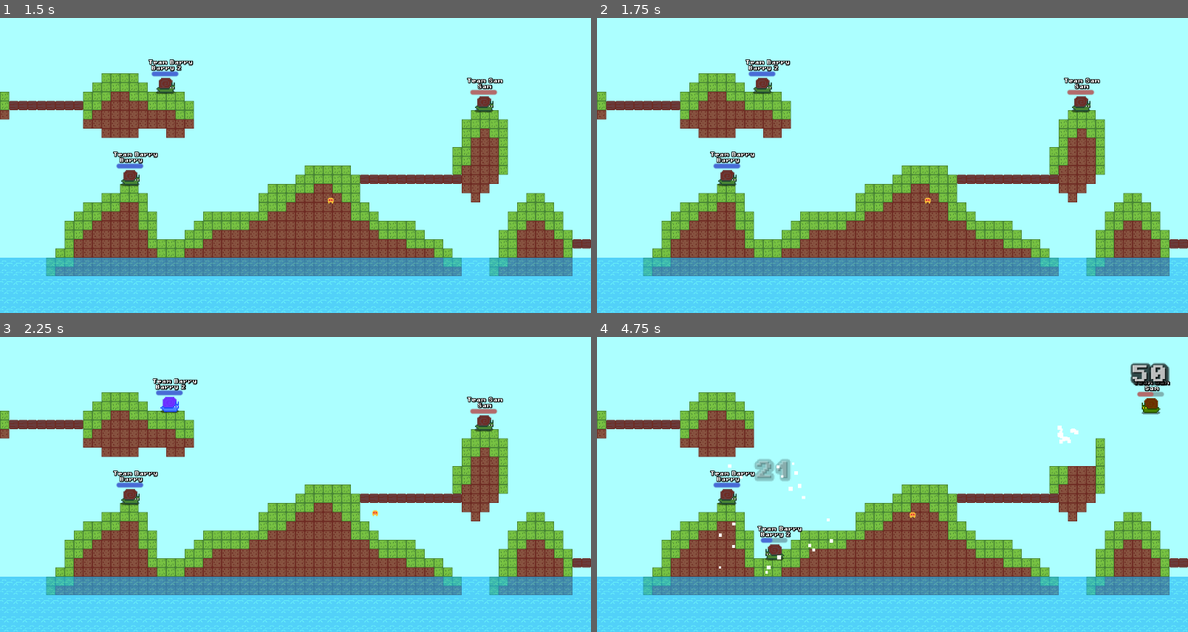
Above: before the commit, frames 1-4 (two rows, left to right).
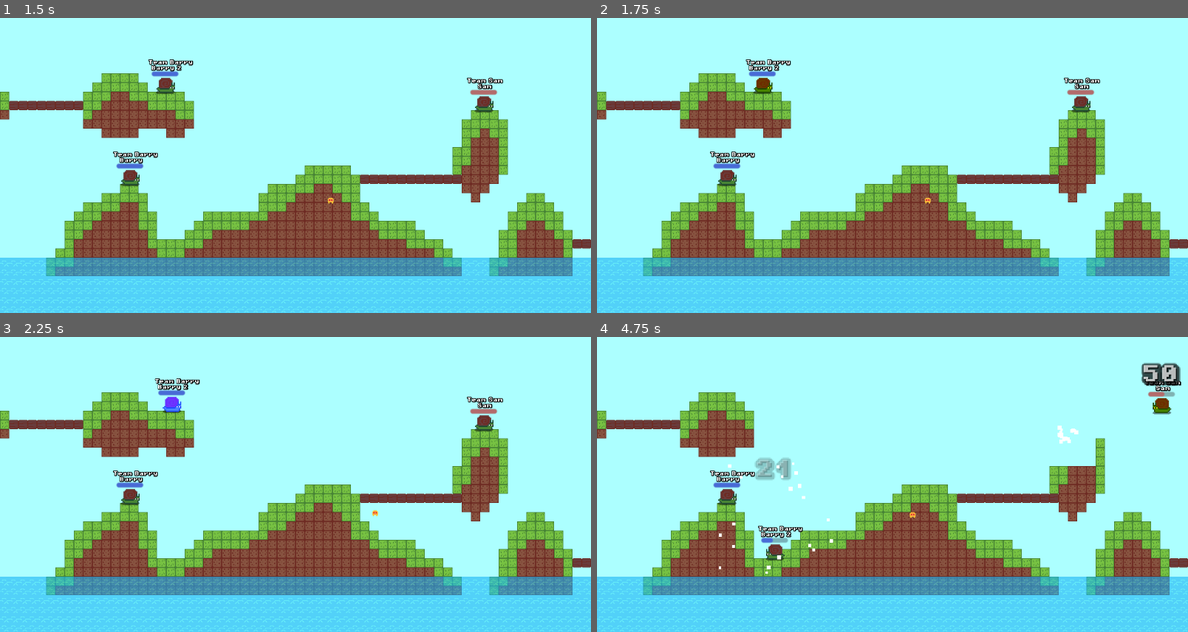
Above: after the commit, the same moments.

Repository: codingbanana21/Snail-Wars
Game: Godot game, scene res://scenes/game.tscn
Two runs of this game, one before a commit and one after it. Both use one fixed random seed, a clock stepped at 60 frames per second and the inputs below.
Inputs (mouse positions are in pixels of both pictures, inside the frame that each line leads up to):
- Up to frame 1 (1.5 s): tap Enter (skip) at 0.5 s; move the mouse to (325, 165) at 0.52 s; press the mouse at (325, 165) at 0.53 s; hold D (right) from 0.53 s (still down); tap W (jump) at 0.77 s; tap Space at 1.25 s; move the mouse to (265, 165) at 1.27 s; release the mouse at (265, 165) at 1.28 s; click (265, 165) at 1.35 s
- Up to frame 2 (1.75 s): keep holding D (right); tap W (jump) at 1.52 s
- Up to frame 3 (2.25 s): move the mouse to (307, 478) at 2.02 s; release D (right) at 2.03 s; press the mouse at (307, 478) at 2.03 s; hold A (left) from 2.03 s (still down); tap Mouse wheel down (last_weapon) at 2.1 s
- Up to frame 4 (4.75 s): move the mouse to (886, 490) at 2.77 s; release A (left) at 2.78 s; release the mouse at (886, 490) at 2.78 s; hold D (right) 2.78-4.28 s; tap Mouse wheel up (next_weapon) at 2.85 s; tap W (jump) at 3.02, 3.77, 4.52 s; click (886, 490) at 3.05 s; move the mouse to (933, 487) at 3.52 s; press the mouse at (933, 487) at 3.53 s; move the mouse to (845, 481) at 4.27 s; release the mouse at (845, 481) at 4.28 s; hold A (left) from 4.28 s (still down); click (845, 481) at 4.35 s

Frame 1 is identical in both runs. In frame 2, 0.3% of the frame differs, in the area x 25-33%, y 14-26%; in frame 3, 0.3%; in frame 4, 1.3%, in the area x 20-99%, y 8-80%.

Commit message:
Projectile changes

Diff:
--- a/projectiles/drill.tscn
+++ b/projectiles/drill.tscn
@@ -3,10 +3,10 @@
 [ext_resource type="PackedScene" uid="uid://cubfm8w8o5obj" path="res://projectiles/projectile.tscn" id="1_d7knd"]
 
 [node name="Drill" unique_id=152536886 instance=ExtResource("1_d7knd")]
-speed = 40.0
+speed = 50.0
 projectile_gravity = 400.0
-damage = 35
+damage = 30
 knockback = 600
 explosion_size = 3
 explosion_accuracy = 2.0
-projectile_hp = 6
+projectile_hp = 4
--- a/projectiles/heal.tscn
+++ b/projectiles/heal.tscn
@@ -3,8 +3,9 @@
 [ext_resource type="PackedScene" uid="uid://cubfm8w8o5obj" path="res://projectiles/projectile.tscn" id="1_qhvaq"]
 
 [node name="Heal" unique_id=152536886 instance=ExtResource("1_qhvaq")]
-speed = 50.0
+speed = 30.0
+projectile_gravity = 0.0
 damage = -20
-knockback = 1200
+knockback = 1000
 explosion_size = 0
 explosion_accuracy = 0.0
--- a/projectiles/projectile.tscn
+++ b/projectiles/projectile.tscn
@@ -27,9 +27,7 @@
 shape = SubResource("CircleShape2D_y514s")
 debug_color = Color(0.99692196, 0, 0.18626031, 0.41960785)
 
-[node name="DieTimer" type="Timer" parent="." unique_id=1551289240]
-wait_time = 3.0
+[node name="ExplosionTimer" type="Timer" parent="." unique_id=1551289240]
 one_shot = true
-autostart = true
 
-[connection signal="timeout" from="DieTimer" to="." method="_on_die_timer_timeout"]
+[connection signal="timeout" from="ExplosionTimer" to="." method="_on_explosion_timer_timeout"]
--- a/projectiles/super_rocket.tscn
+++ b/projectiles/super_rocket.tscn
@@ -5,5 +5,5 @@
 [node name="SuperRocket" unique_id=152536886 instance=ExtResource("1_iyp4x")]
 damage = 80
 knockback = 1200
-explosion_size = 5
-explosion_accuracy = 8.0
+explosion_size = 6
+explosion_accuracy = 6.0
--- a/scripts/Globals.gd
+++ b/scripts/Globals.gd
@@ -2,8 +2,13 @@
 
 var mouse_position: Vector2 = Vector2.ZERO
 var player_turn: int = 1
+var players: int = 4
 
 
 func _input(event: InputEvent) -> void:
 	if event is InputEventMouseMotion:
 		mouse_position += event.relative
+
+
+func next_player():
+	player_turn = (player_turn % players) + 1
--- a/scripts/player.gd
+++ b/scripts/player.gd
@@ -34,7 +34,7 @@
 func _process(delta: float) -> void:
 	if dead:
 		if Globals.player_turn == player_number:
-			Globals.player_turn = (Globals.player_turn % 4) + 1
+			Globals.next_player()
 	else:
 		progress_bar.max_value = max_hp
 		progress_bar.value = hp
@@ -74,6 +74,8 @@
 					projectile = load("res://projectiles/drill.tscn").instantiate()
 				elif weapon == 3:
 					projectile = load("res://projectiles/heal.tscn").instantiate()
+				elif weapon == 4:
+					projectile = load("res://projectiles/super_rocket.tscn").instantiate()
 				else:
 					projectile = load("res://projectiles/rocket.tscn").instantiate()
 
@@ -111,7 +113,7 @@
 		if is_on_floor():
 			velocity.x *= 0.8
 		else:
-			velocity.x *= 0.95
+			velocity.x *= 0.97
 
 
 func damage(damge: int):
@@ -123,10 +125,10 @@
 
 
 func _on_next_player_timer_timeout() -> void:
-	Globals.player_turn = (Globals.player_turn % 4) + 1
+	Globals.next_player()
 
 
 func _on_area_2d_body_entered(body: Node2D) -> void:
-	if velocity.y > 800:
+	if velocity.y > 700:
 		var fall_damage = int((velocity.y - 600) / 15.0)
 		damage(fall_damage)
--- a/scripts/projectile.gd
+++ b/scripts/projectile.gd
@@ -2,11 +2,13 @@
 extends Area2D
 
 @onready var hit_area: Area2D = $HitArea
+@onready var explosion_timer: Timer = $ExplosionTimer
 
 @export var speed: float = 70.0
 @export var projectile_gravity: float = 600.0
 @export var damage: int = 50
 @export var knockback: int = 800
+@export var explosion_time: float = 3.0
 @export var explosion_size: int = 4
 @export var explosion_accuracy: float = 4
 @export var projectile_hp: int = 1
@@ -17,6 +19,7 @@
 func _ready() -> void:
 	global_position += transform.x * 24
 	velocity += transform.x * speed
+	explosion_timer.start(explosion_time)
 
 
 func _physics_process(delta: float) -> void:
@@ -32,30 +35,35 @@
 			queue_free()
 
 	if hit:
-		var hit_particle: GPUParticles2D = load("res://scenes/hit_particle.tscn").instantiate()
-		hit_particle.global_position = global_position
-		hit_particle.emitting = true
-		get_parent().add_child(hit_particle)
-
-		# destroy map
-		var tile_position: Vector2 = round(global_position / 16.0)
-		for size in range(explosion_size):
-			for number in range(explosion_accuracy * PI * 2):
-				get_parent().remove_tile(tile_position + Vector2(sin(number / explosion_accuracy) * size, cos(number / explosion_accuracy) * size))
-
-		# hit players
-		global_position -= transform.x * 16
-
-		for body: Node2D in hit_area.get_overlapping_bodies():
-			if body is Player:
-				var hit_power: float = clampf(1.0 / global_position.distance_squared_to(body.global_position) * 1000.0, 0.01, 1.0)
-				body.damage(hit_power * damage)
-				body.velocity = -transform.x * hit_power * knockback
-
-		projectile_hp -= 1
-		if projectile_hp <= 0:
-			queue_free()
+		explode()
 
 
-func _on_die_timer_timeout() -> void:
+func explode():
+	var hit_particle: GPUParticles2D = load("res://scenes/hit_particle.tscn").instantiate()
+	hit_particle.global_position = global_position
+	hit_particle.emitting = true
+	get_parent().add_child(hit_particle)
+
+	# destroy map
+	var tile_position: Vector2 = round(global_position / 16.0)
+	for size in range(explosion_size):
+		for number in range(explosion_accuracy * PI * 2):
+			get_parent().remove_tile(tile_position + Vector2(sin(number / explosion_accuracy) * size, cos(number / explosion_accuracy) * size))
+
+	# hit players
+	global_position -= transform.x * 16
+
+	for body: Node2D in hit_area.get_overlapping_bodies():
+		if body is Player:
+			var hit_power: float = clampf(1.0 / global_position.distance_squared_to(body.global_position) * 1000.0, 0.01, 1.0)
+			body.damage(hit_power * damage)
+			body.velocity = -transform.x * hit_power * knockback
+
+	projectile_hp -= 1
+	if projectile_hp <= 0:
+		queue_free()
+
+
+func _on_explosion_timer_timeout() -> void:
+	explode()
 	queue_free()
